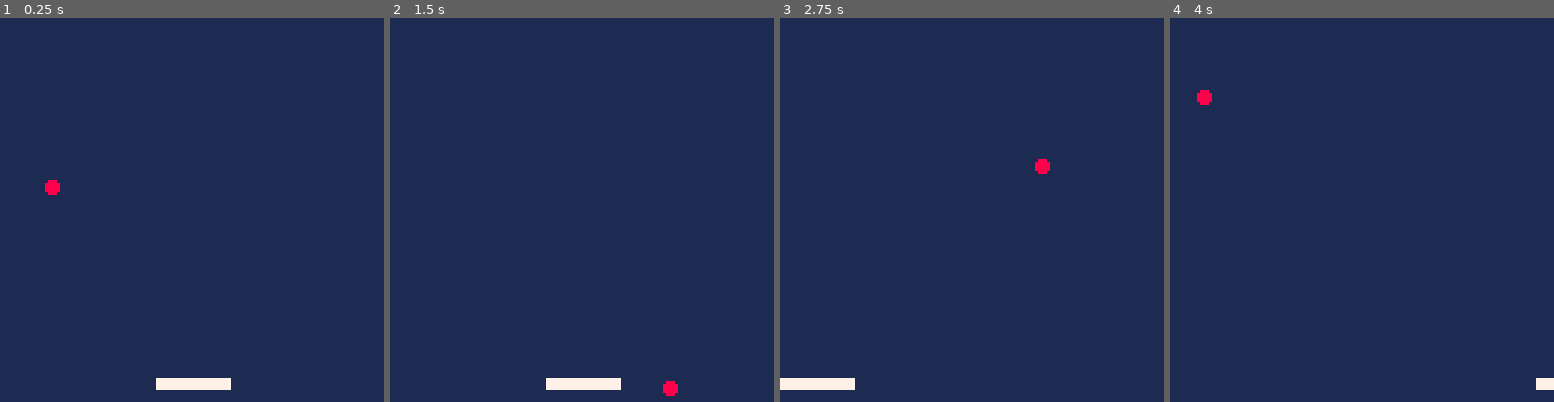
Above: before the commit, frames 1-4 (left to right).
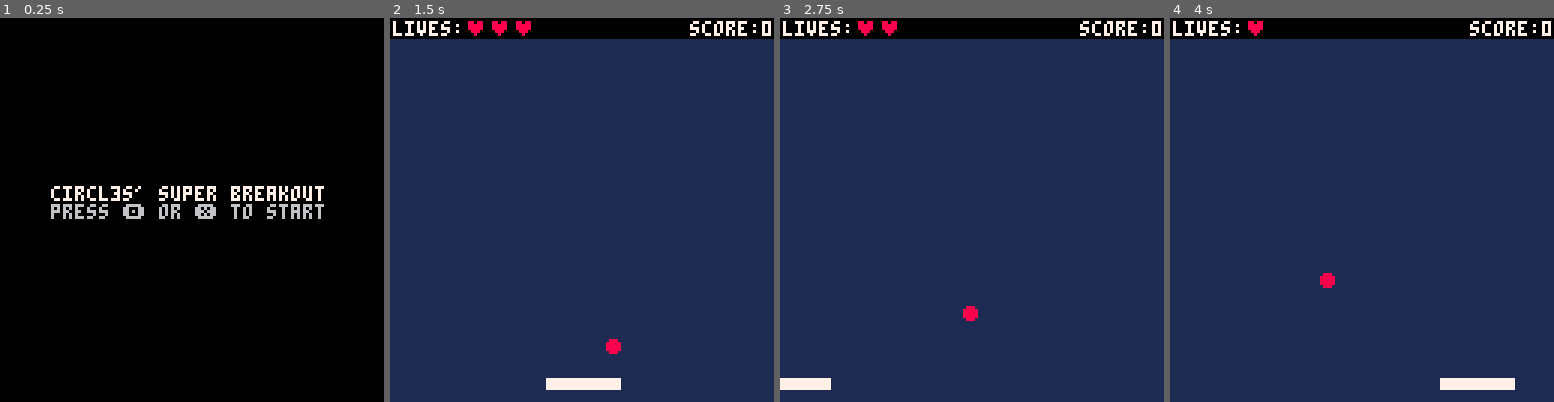
Above: after the commit, the same moments.

Repository: Circl3s/circl3s-super-breakout
Game: PICO-8 cartridge breakout.p8
The game is run twice, just before and just after one commit, with the same random seed, the same clock (stepped at 60 frames per second) and the same inputs.
Inputs:
- Up to frame 1 (0.25 s): no input
- Up to frame 2 (1.5 s): tap O (Z key) at 0.33, 0.7, 1.43 s; tap X (X key) at 1.07 s
- Up to frame 3 (2.75 s): hold Left 1.97-2.37 s; tap X (X key) at 2.07, 2.4, 2.73 s; tap O (Z key) at 2.22 s
- Up to frame 4 (4 s): hold Right 2.87-3.53 s; tap X (X key) at 3.07, 3.4, 3.73 s; tap O (Z key) at 3.1, 3.98 s

The runs differ from the first frame. In frame 1, 100% of the frame differs, in the area x 0-100%, y 0-100%; in frame 2, 5.7%; in frame 3, 5.9%; in frame 4, 6.5%.

Commit message:
Implemented state machine, restructurize

Diff:
--- a/breakout.p8
+++ b/breakout.p8
@@ -4,37 +4,45 @@
 function _init()
 	cls()
 
-	-- ball variables
-	bl_x = 1
-	bl_y = 40
-	bl_r = 2
-	bl_dx = 2
-	bl_dy = 2
-
-	-- paddle variables
-	pd_x = 52
-	pd_y = 120
-	pd_w = 24
-	pd_h = 3
-	pd_dx = 0
-	pd_maxd = 4
-end
-
-function _update()
+	-- game state
+	mode = "start"
+end
+
+--
+-- update
+--
+
+function _update60()
+	if (mode == "start") then
+		start_loop()
+	elseif (mode == "game") then
+		game_loop()
+	elseif (mode == "gameover") then
+		gameover_loop()
+	end
+end
+
+function start_loop()
+	if (btn(5) or btn(4)) then
+		start_game()
+	end
+end
+
+function game_loop()
 	local nextx, nexty
 
 	if (btn(0) and not(btn(1))) then
 		-- left
 		if (abs(pd_dx) < pd_maxd) then
-			pd_dx -= 2
+			pd_dx -= 0.8
 		end
 	elseif (btn(1) and not(btn(0))) then
 		-- right
 		if (abs(pd_dx) < pd_maxd) then
-			pd_dx += 2
+			pd_dx += 0.8
 		end
 	else
-		pd_dx /= 1.69
+		pd_dx /= 1.5
 	end
 
 	pd_x += pd_dx
@@ -42,13 +50,13 @@
 	nextx = bl_x + bl_dx
 	nexty = bl_y + bl_dy
 
-	if (nextx >= 127 or nextx <= 0) then
+	if (nextx >= 125 or nextx <= 2) then
 		nextx = mid(0, nextx, 127)
 		bl_dx *= -1
 		sfx(0)
 	end
 
-	if (nexty >= 127 or nexty <= 0) then
+	if (nexty <= 9) then
 		nexty = mid(0, nexty, 127)
 		bl_dy *= -1
 		sfx(0)
@@ -60,18 +68,72 @@
 		else
 			bl_dy *= -1
 		end
+		points += 10
 		sfx(1)
 	end
 
 	bl_x = nextx
 	bl_y = nexty
-end
+
+	if (nexty >= 126) then
+		lives -= 1
+		sfx(3)
+		if (lives < 0) then
+			gameover()
+			sfx(2)
+		else
+			serve()
+		end
+	end
+end
+
+function gameover_loop()
+	if btn(5) then
+		start_game()
+	end
+end
+
+--
+-- draw
+--
 
 function _draw()
+	if (mode == "start") then
+		draw_start()
+	elseif (mode == "game") then
+		draw_game()
+	elseif (mode == "gameover") then
+		draw_gameover()
+	else
+		cls()
+		print("error: unknown game state")
+	end
+end
+
+function draw_start()
+	cls()
+	align("center", "circl3s' super breakout", 56, 7)
+	align("center", "press 🅾️ or ❎ to start", 62, 6)
+end
+
+function draw_game()
 	cls(1)
 	circfill(bl_x, bl_y, bl_r, 8)
 	rectfill(pd_x, pd_y, pd_x + pd_w, pd_y + pd_h, 7)
-end
+	rectfill(0, 0, 127, 6, 0)
+	print("lives: ", 1, 1, 7)
+	print(livestring, 25, 1, 8)
+	align("right", "score:" .. points, 1, 7)
+end
+
+function draw_gameover()
+	align("center", "game over :(", 56, 8)
+	align("center", "press ❎ to restart", 62, 6)
+end
+
+--
+-- functions
+--
 
 function ball_hitbox(nx, ny, box_x, box_y, box_w, box_h)
 	-- top edge of ball
@@ -122,6 +184,64 @@
 		return cx < 0 and cy/cx >= slp
 	end
 end
+
+function update_livestring()
+	local x = 0
+	livestring = ""
+	while (x < lives) do
+		livestring ..= "♥"
+		x += 1
+	end
+end
+
+function serve()
+	-- ball variables
+	bl_x = 5
+	bl_y = 40
+	bl_r = 2
+	bl_dx = 1
+	bl_dy = 1
+
+	update_livestring()
+end
+
+function gameover()
+	mode = "gameover"
+end
+
+function start_game()
+	-- paddle variables
+	pd_x = 52
+	pd_y = 120
+	pd_w = 24
+	pd_h = 3
+	pd_dx = 0
+	pd_maxd = 2
+
+	-- game state
+	mode = "game"
+	lives = 3
+	points = 0
+
+	serve()
+end
+
+function align(mode, t, y, c)
+	local l = #t * 2
+	local x = 1
+	while (x <= #t) do
+		if (ord(t, x) >= 128) then
+			l += 2
+		end
+		x += 1
+	end
+
+	if (mode == "center") then
+		print(t, 63 - l, y, c)
+	elseif (mode == "right") then
+		print(t, 128 - (l * 2), y, c)
+	end
+end
 __gfx__
 00000000000000000000000000000000000000000000000000000000000000000000000000000000000000000000000000000000000000000000000000000000
 00000000000000000000000000000000000000000000000000000000000000000000000000000000000000000000000000000000000000000000000000000000
Not shown, changed: the sound effects (__sfx__) section of breakout.p8
